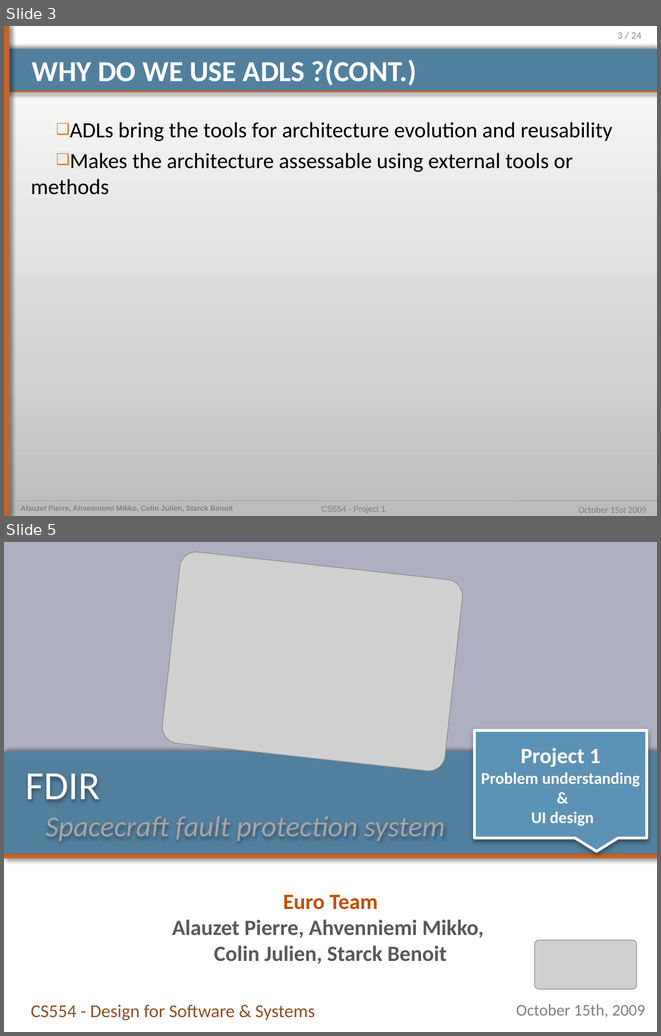
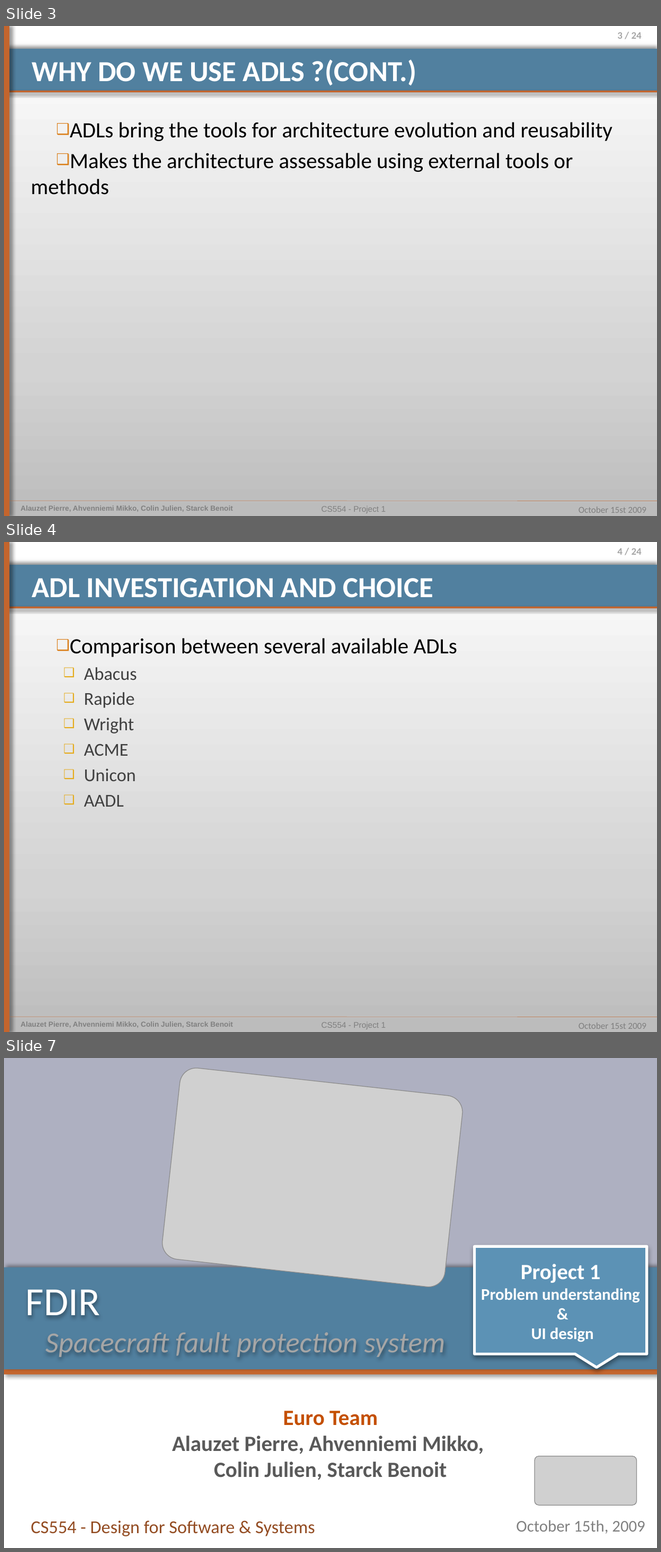
Before and after one commit to pierrealauzet/euroteam, a slide deck: Project 2/Part1/CS554_EuroTeam_Project1_julien.pptx. Shown one above the other, each under a label of ours: slides 3 and 5 before the commit, slides 3, 4 and 7 after it; the slides between them are not shown. The pictures are 661x1036 and 661x1552 pixels, drawn with LibreOffice and Linux fonts; fonts in the diff are those of the drawing; grey boxes stand for pictures. Boxes give left, top, right and bottom in pixels: in the first picture for what was removed or moved away, otherwise in the second. Text is boxed around its words. In the diff, an @@ line names an element or a change of style, - is before the commit and + after.

```diff
--- a/Project 2/Part1/CS554_EuroTeam_Project1_julien.pptx
+++ b/Project 2/Part1/CS554_EuroTeam_Project1_julien.pptx
@@ slide 4 added at (4,542,657,1032), background gradient #BDBDBD to #D3D3D3 to #FFFFFF; not listed: 9 template elements that a slide beside it also shows @@
@@ title added at (32,578,433,598), 32 pt, text #FFFFFF, bold @@
+ADL INVESTIGATION AND CHOICE
@@ text added at (70,638,457,806), 24 pt, text #000000 @@
+❑ Comparison between several available ADLs
+  ❑ Abacus
+  ❑ Rapide
+  ❑ Wright
+  ❑ ACME
+  ❑ Unicon
+  ❑ AADL
@@ what was slide 5 is now slide 7 @@
```
Also in this commit, not shown: 1 slide changed, 1 other slide added.
